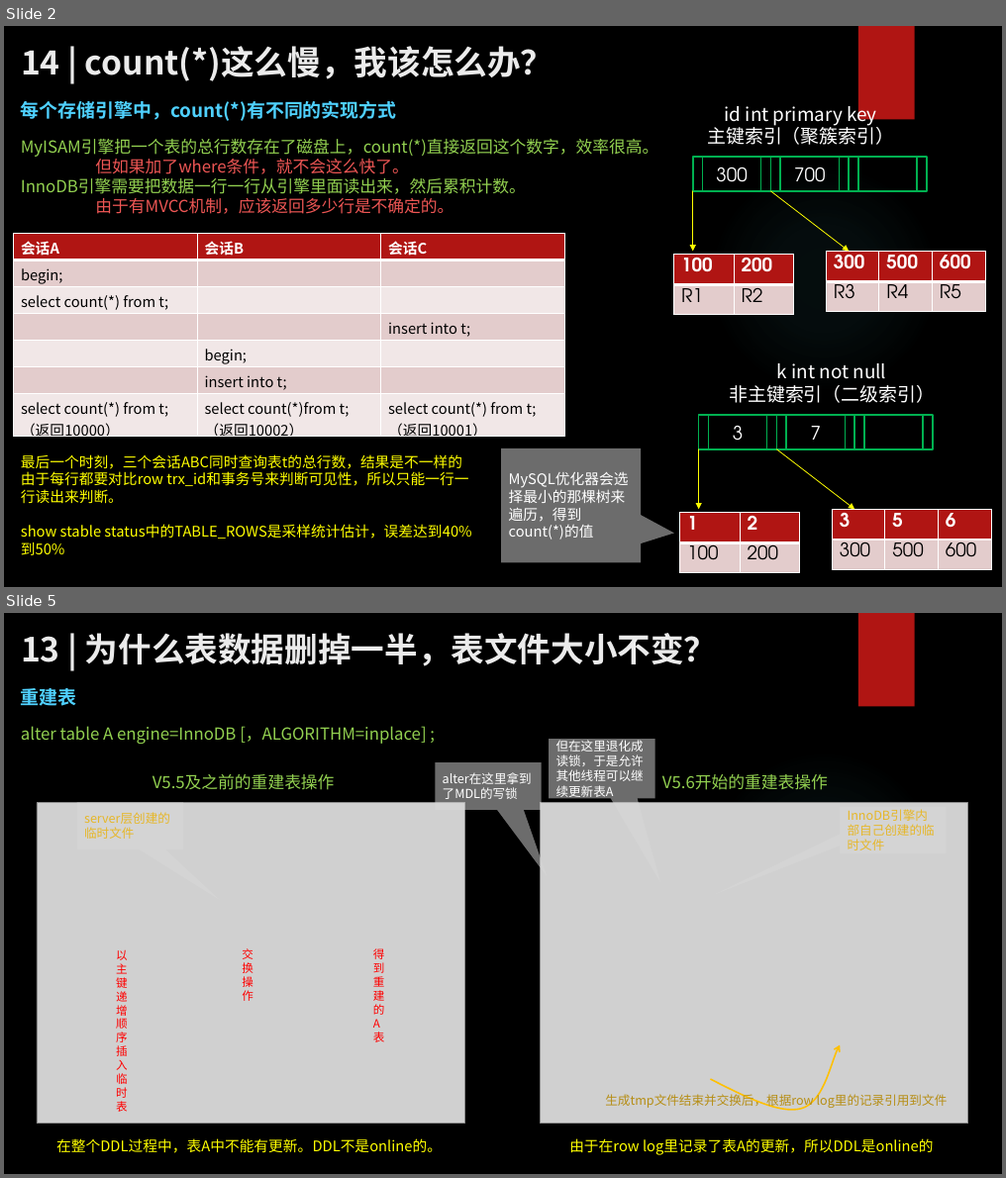
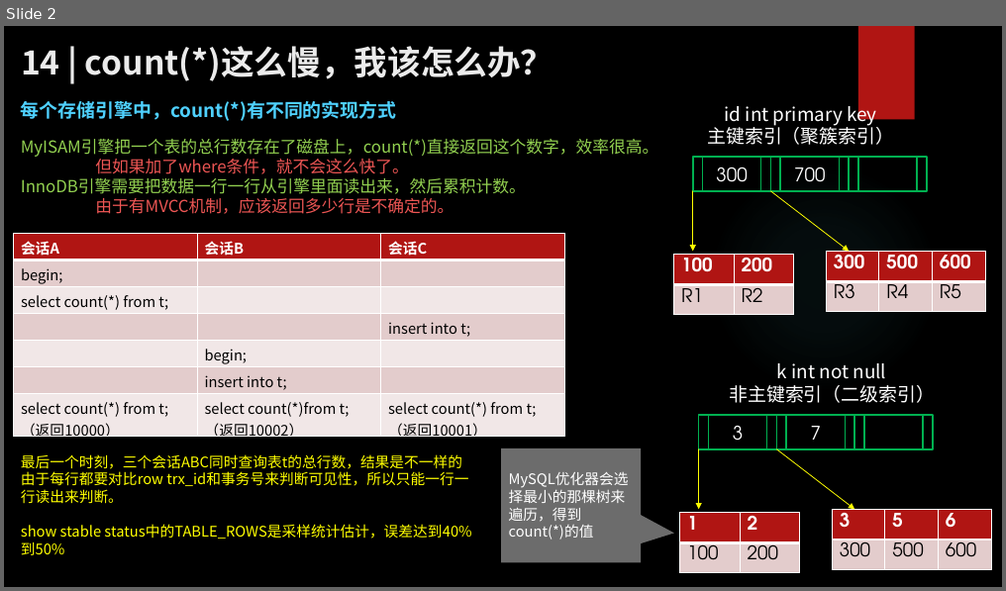
Before and after one commit to zhangkekf/reading-notes, a slide deck: MySQL实战/14count()这么慢，我该怎么办？.pptx. Shown one above the other, each under a label of ours: slides 2 and 5 before the commit, slide 2 after it; the slides between them are not shown. The pictures are 1006x1178 and 1006x591 pixels, drawn with LibreOffice and Linux fonts; fonts in the diff are those of the drawing; grey boxes stand for pictures; background and template pictures are left out. Boxes give left, top, right and bottom in pixels: in the first picture for what was removed or moved away, otherwise in the second. Text is boxed around its words. In the diff, an @@ line names an element or a change of style, - is before the commit and + after.

```diff
--- a/MySQL实战/14count()这么慢，我该怎么办？.pptx
+++ b/MySQL实战/14count()这么慢，我该怎么办？.pptx
@@ slide 5 removed at box(4, 613, 1002, 1174), background picture (left out); not listed: 2 template elements that a slide beside it also shows @@
@@ title removed at box(21, 633, 718, 666) @@
-13 | 为什么表数据删掉一半，表文件大小不变？
@@ text removed at box(21, 688, 77, 706) @@
-重建表
@@ text removed at box(21, 726, 426, 744) @@
-alter table A engine=InnoDB [，ALGORITHM=inplace] ;
@@ speech box removed at box(549, 739, 655, 799) @@
-但在这里退化成读锁，于是允许其他线程可以继续更新表A
@@ text removed at box(152, 774, 335, 790) @@
-V5.5及之前的重建表操作
@@ speech box removed at box(436, 762, 542, 810) @@
-alter在这里拿到了MDL的写锁
@@ text removed at box(662, 774, 828, 790) @@
-V5.6开始的重建表操作
@@ picture removed at box(37, 803, 465, 1124) @@
@@ speech box removed at box(76, 802, 183, 850) @@
-server层创建的临时文件
@@ picture removed at box(540, 803, 968, 1124) @@
@@ speech box removed at box(841, 807, 946, 854) @@
-InnoDB引擎内部自己创建的临时文件
@@ text removed at box(116, 951, 128, 1112) @@
-以主键递增顺序插入临时表
@@ text removed at box(242, 949, 253, 1001) @@
-交换操作
@@ text removed at box(373, 949, 385, 1015) @@
-得到重建的A表
@@ freeform shape removed at box(711, 1046, 841, 1110) @@
@@ text removed at box(605, 1092, 947, 1109) @@
-生成tmp文件结束并交换后，根据row log里的记录引用到文件
@@ text removed at box(56, 1139, 442, 1154) @@
-在整个DDL过程中，表A中不能有更新。DDL不是online的。
@@ text removed at box(569, 1139, 934, 1156) @@
-由于在row log里记录了表A的更新，所以DDL是online的
```
Also in this commit, not shown: 2 slides changed, 2 other slides removed, 3 other files.
